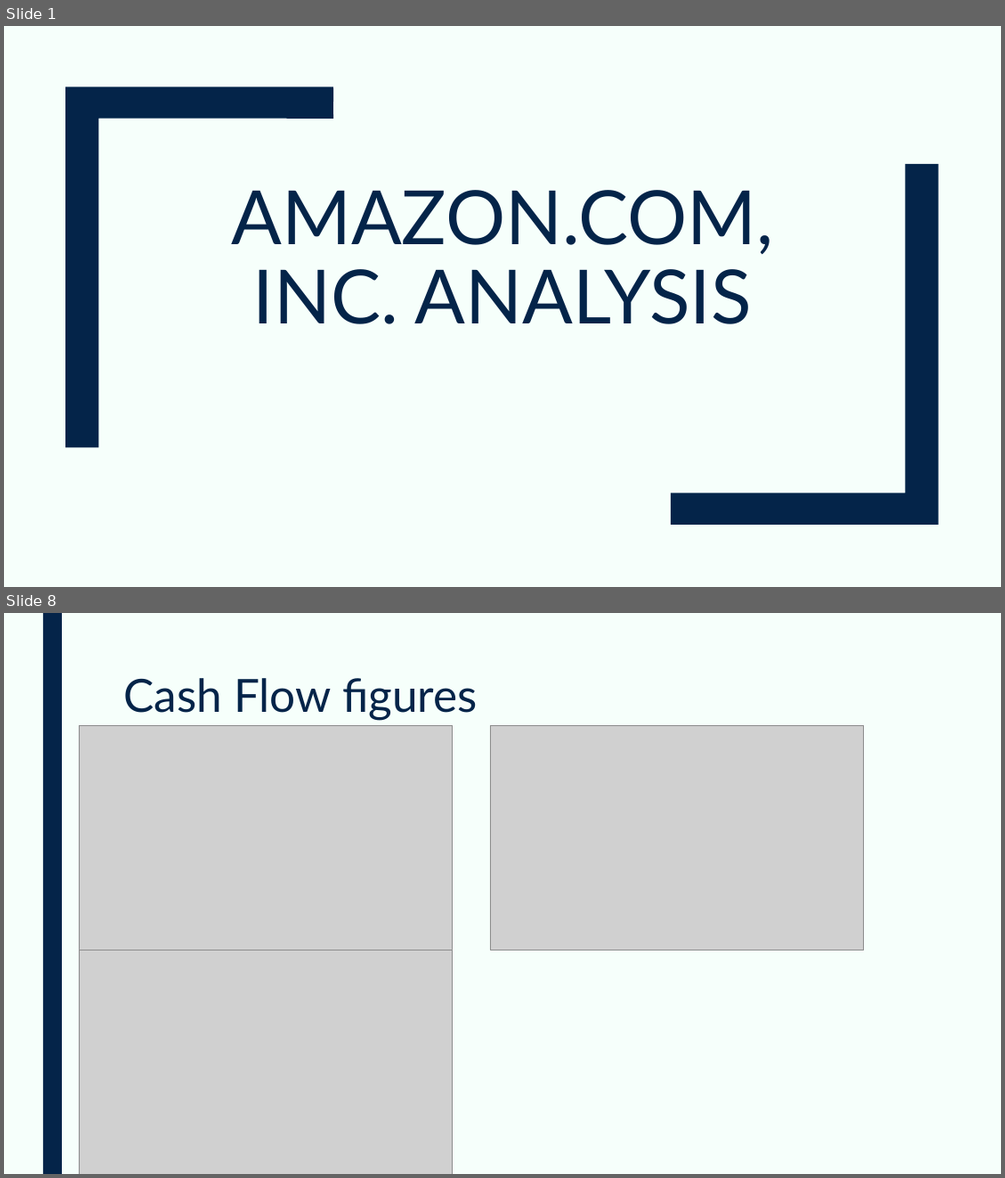
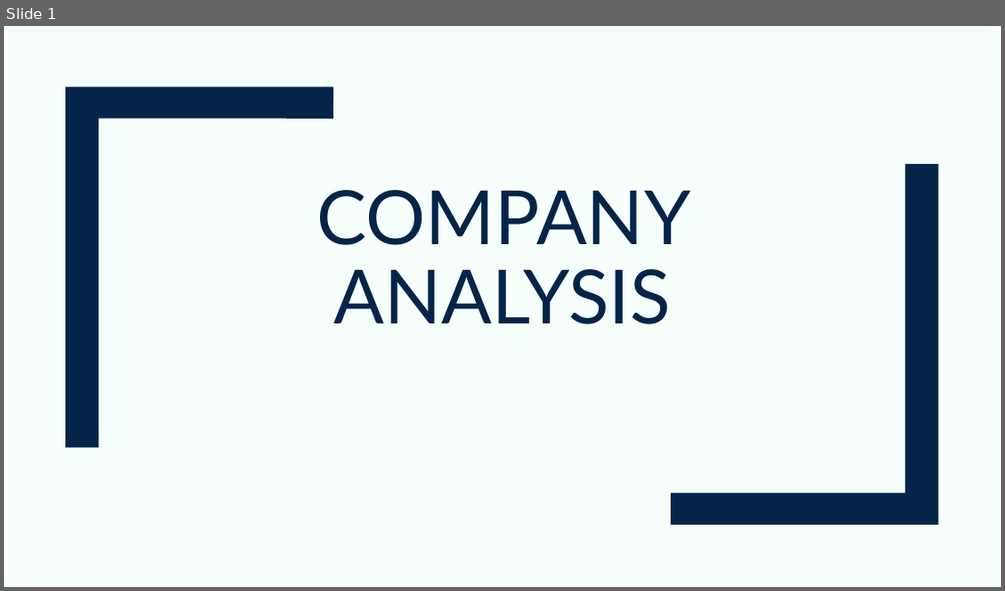
Before and after one commit to devangovind/AMUCLDISS, a slide deck: fastapi-backend/app/pres/output.pptx. Shown one above the other, each under a label of ours: slides 1 and 8 before the commit, slide 1 after it; the slides between them are not shown. The pictures are 1005x1178 and 1005x591 pixels, drawn with LibreOffice and Linux fonts; fonts in the diff are those of the drawing; grey boxes stand for pictures. Boxes give left, top, right and bottom in pixels: in the first picture for what was removed or moved away, otherwise in the second. Text is boxed around its words. In the diff, an @@ line names an element or a change of style, - is before the commit and + after.

```diff
--- a/fastapi-backend/app/pres/output.pptx
+++ b/fastapi-backend/app/pres/output.pptx
@@ slide 8 removed at (4, 613, 1001, 1174), background #F6FFFB @@
@@ rectangle removed at (43, 613, 62, 1174) @@
@@ title removed at (123, 678, 477, 720) @@
-Cash Flow figures
@@ picture removed at (79, 725, 453, 949) @@
@@ picture removed at (490, 725, 864, 949) @@
@@ picture removed at (79, 949, 453, 1174) @@
@@ slide 1 changed as well @@
@@ title at (317, 190, 691, 324): text changed @@
-AMAZON.COM, INC. ANALYSIS
+COMPANY ANALYSIS
```
Also in this commit, not shown: 1 other slide changed, 6 other slides removed, 15 other files.
